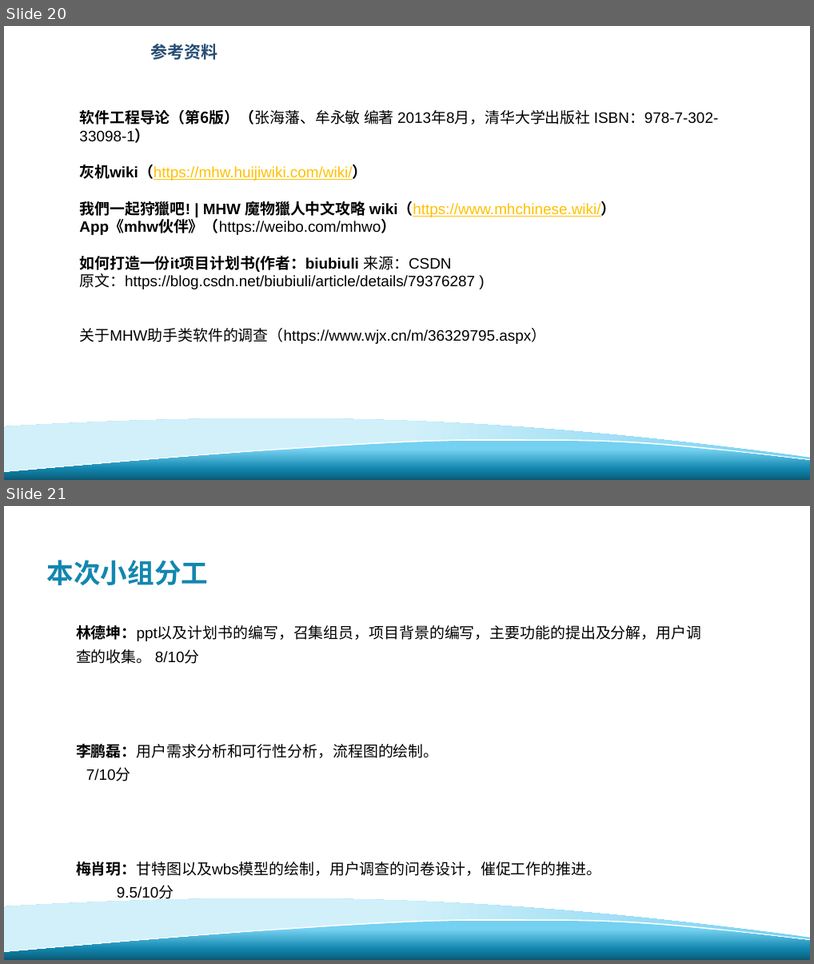
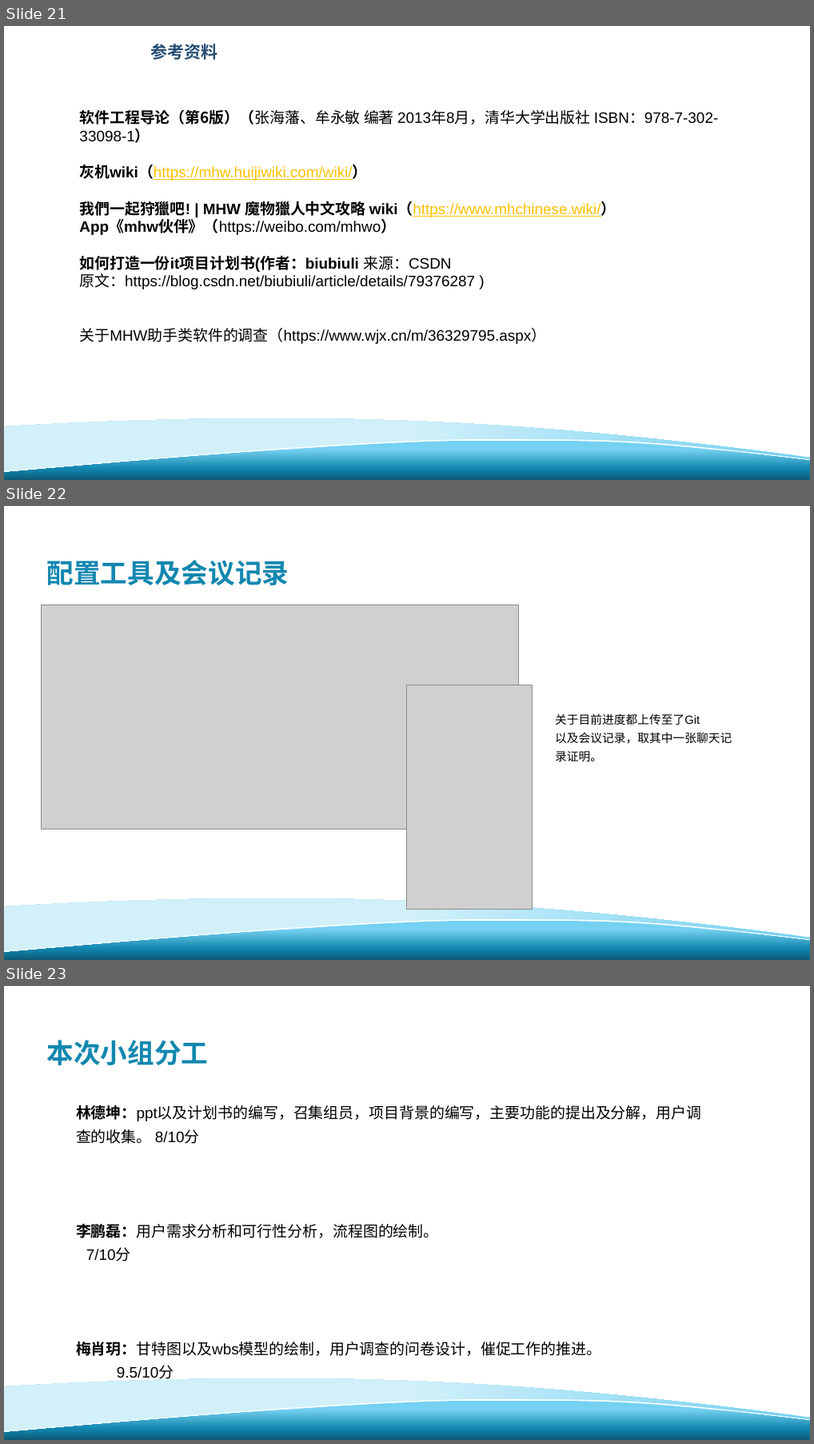
Before and after one commit to davejunction/MHWhelper, a slide deck: SE2019春-G24-项目计划书.pptx. Shown one above the other, each under a label of ours: slides 20 and 21 before the commit, slides 21, 22 and 23 after it. The pictures are 814x964 and 814x1444 pixels, drawn with LibreOffice and Linux fonts; fonts in the diff are those of the drawing; grey boxes stand for pictures; background and template pictures are left out. Boxes give left, top, right and bottom in pixels: in the first picture for what was removed or moved away, otherwise in the second. Text is boxed around its words. In the diff, an @@ line names an element or a change of style, - is before the commit and + after.

```diff
--- a/SE2019春-G24-项目计划书.pptx
+++ b/SE2019春-G24-项目计划书.pptx
@@ slide 22 added at [4, 506, 810, 960], background #FFFFFF; not listed: 3 template elements that a slide beside it also shows @@
@@ title added at [47, 560, 289, 585], 32 pt, text #1287AF, bold @@
+配置工具及会议记录
@@ picture added at [41, 604, 519, 828] @@
@@ picture added at [407, 684, 533, 908] @@
@@ text added at [555, 713, 732, 762], 14 pt, text #000000 @@
+关于目前进度都上传至了Git
+以及会议记录，取其中一张聊天记录证明。
@@ what was slide 20 is now slide 21 @@
@@ what was slide 21 is now slide 23 @@
```
Also in this commit, not shown: 3 slides changed, 2 other slides added, 1 slide removed.
